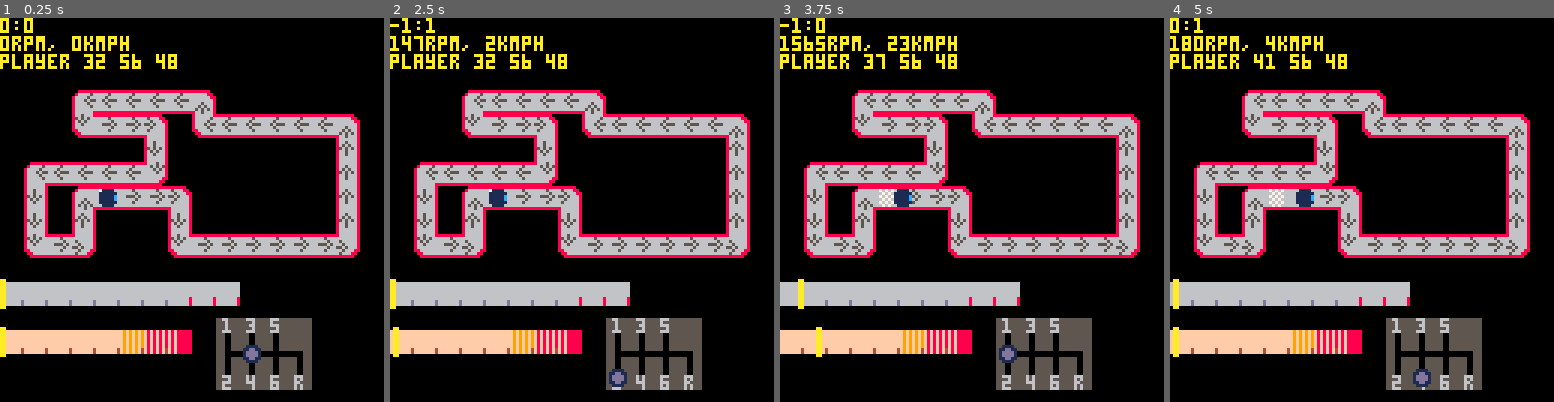
Above: before the commit, frames 1-4 (left to right).
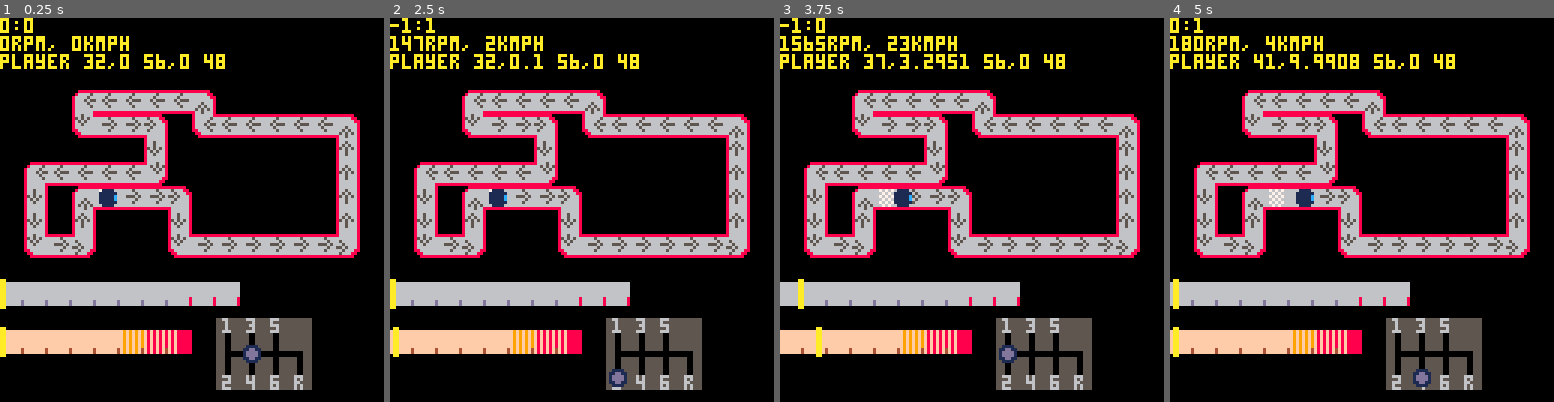
Above: after the commit, the same moments.

Repository: VedVid/PICOdrag
Game: PICO-8 cartridge picodrag.p8
Two runs of this game, one before a commit and one after it. Both use one fixed random seed, a clock stepped at 60 frames per second and the inputs below.
Inputs:
- Up to frame 1 (0.25 s): no input
- Up to frame 2 (2.5 s): hold Left 1.97-2.37 s; hold Down from 2.42 s (still down)
- Up to frame 3 (3.75 s): release Down at 2.82 s; hold Right 2.87-3.53 s; hold Up from 3.58 s (still down)
- Up to frame 4 (5 s): release Up at 4.08 s; hold Right 4.13-4.53 s; hold Down from 4.58 s (still down)

The runs differ from the first frame. In frame 1, 0.5% of the frame differs, in the area x 28-59%, y 9-14%; in frame 2, 0.5%; in frame 3, 0.6%; in frame 4, 0.6%, in the area x 28-75%, y 9-14%.

Commit message:
Runtime error in  local cell = track.cells[player.cell][3]

Diff:
--- a/picodrag.p8
+++ b/picodrag.p8
@@ -36,7 +36,7 @@
   print("no rpm and speed info")
  end
  if (player) then
-  print("player "..player.x.." "..player.y.." "..player.sprite)
+  print("player "..player.x..","..player.x_dec.." "..player.y..","..player.y_dec.." "..player.sprite)
  else
   print("no player found")
  end
@@ -425,8 +425,20 @@
    if player.x % 8 == 0 then
     player.cell += 1
    end
+  elseif player.x_dec <= -10 then
+   player.x -= 1
+   player.x_dec -= 10
+   if player.x % 8 == 0 then
+    player.cell += 1
+   end
   elseif player.y_dec >= 10 then
    player.y += 1
+   player.y_dec -= 10
+   if player.y % 8 == 0 then
+    player.cell += 1
+   end
+  elseif player.y_dec <= -10 then
+   player.y -= 1
    player.y_dec -= 10
    if player.y % 8 == 0 then
     player.cell += 1
